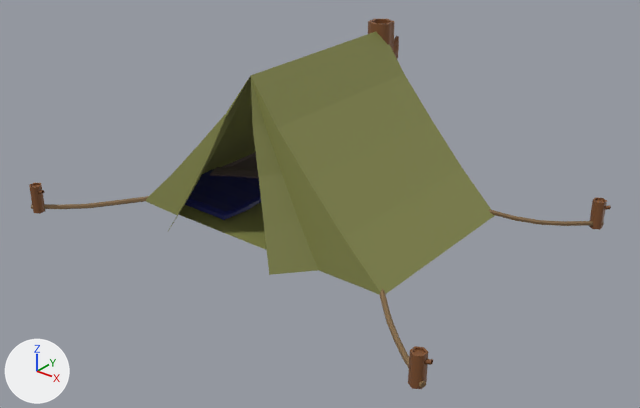
Before and after pictures for a commit that changed the FBX model Ketopia/Assets/Ben/Objects/Tent.fbx.
The view is the same before and after, from a 50 mm lens placed at (-15.85, -6.3, 3.96), pointed at (-20.72, -0.21, 0.19). Every picture has the same lights, and +X, +Y and +Z are marked at lower left. Where no turn or scale is listed for an object, it has been applied to the vertices.

In view in the first picture: 'tent.002'.
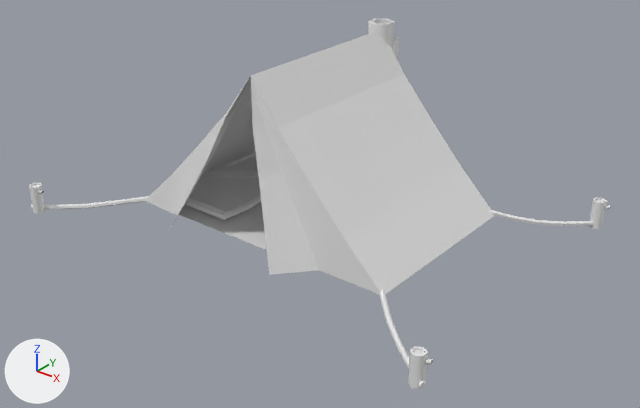
Changed parts and their boxes [x1, y1, x2, y2] in the pictures (640 x 408 px):
part 1 of me_cube_014, recoloured: [210, 152, 259, 178] in both
part 2 of me_cube_014, recoloured (yellow to grey): [146, 32, 495, 294] in both
part 3 of me_cube_014, recoloured (brown to white): [31, 196, 604, 388] in both
part 4 of me_cube_014, recoloured (brown to grey): [29, 19, 611, 389] in both
part 5 of me_cube_014, recoloured: [185, 169, 261, 220] in both

Patch to the scene script:
```diff
--- a/Ketopia/Assets/Ben/Objects/Tent.fbx.py
+++ b/Ketopia/Assets/Ben/Objects/Tent.fbx.py
@@ me_cube_014 @@
 me_cube_014.from_pydata(...)  # 651 vertices, 599 faces; spans x -2.43..2.4, y -1.73..1.68, z -0.13..1.72
 # used by ob_tent_002; location = (-20.933, 0.0, 0.0)
+# me_cube_014 part 1: all 48 faces that had it switch from mat_material_004 (dark grey #6d6061) to no material
+# me_cube_014 part 2: all 81 faces that had it switch from mat_material_009 (yellow #898c4f) to no material
+# me_cube_014 part 3: all 104 faces that had it switch from mat_material_010 (brown #816745) to no material
+# me_cube_014 part 4: all 266 faces that had it switch from mat_material_011 (brown #7f512e) to no material
+# me_cube_014 part 5: all 100 faces that had it switch from mat_material_005 (dark blue #191f68) to no material
```
